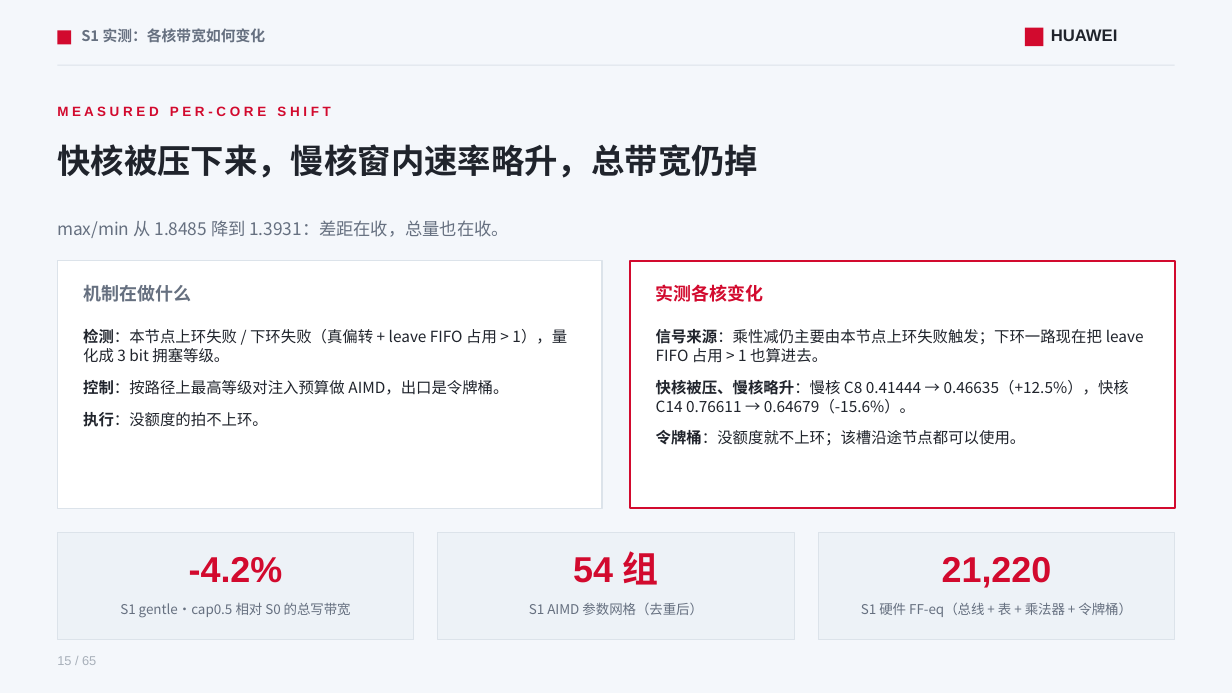
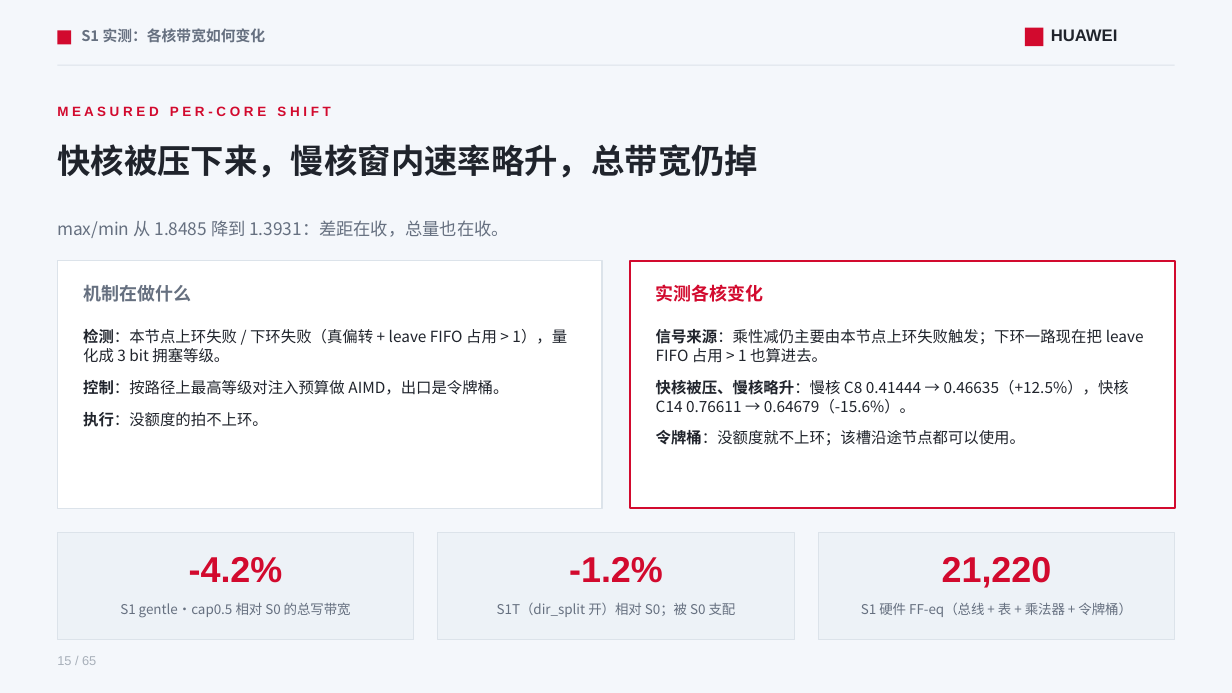
Before and after one commit to lukebest/booksim2, a slide deck: slide 15 of ppt/ring2-write-fairness.pptx. Drawn at 1232x693 pixels with LibreOffice and Linux fonts; fonts in the diff are those of the drawing. Boxes give left, top, right and bottom in pixels: in the first picture for what was removed or moved away, otherwise in the second. Text is boxed around its words. In the diff, an @@ line names an element or a change of style, - is before the commit and + after.

```diff
--- a/ppt/ring2-write-fairness.pptx
+++ b/ppt/ring2-write-fairness.pptx
@@ text at [569,557,663,583]: text changed @@
-54 组
+-1.2%
@@ text at [497,603,736,617]: text changed @@
-S1 AIMD 参数网格（去重后）
+S1T（dir_split 开）相对 S0；被 S0 支配
```
Also in this commit, not shown: 9 other slides changed, 14 other files.
